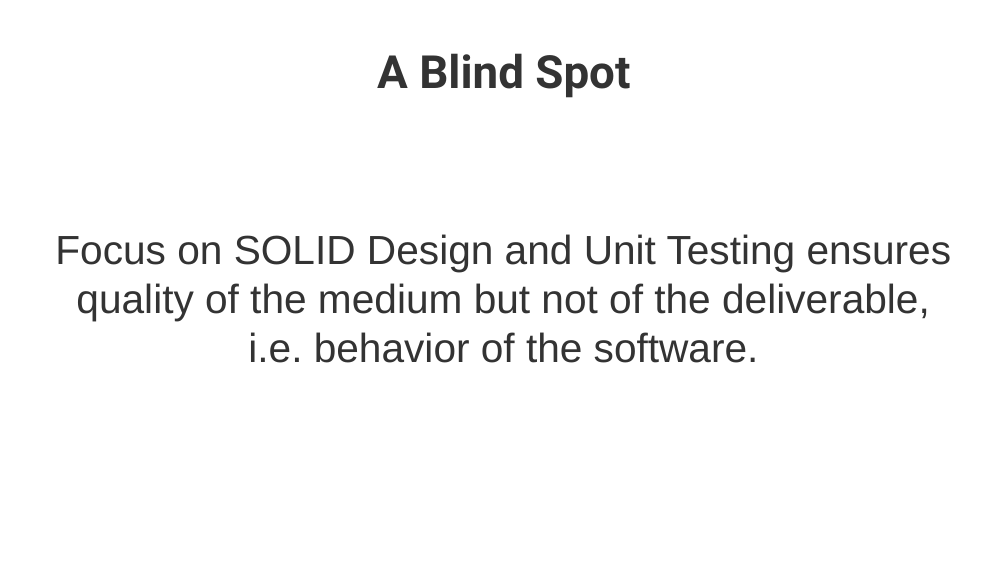
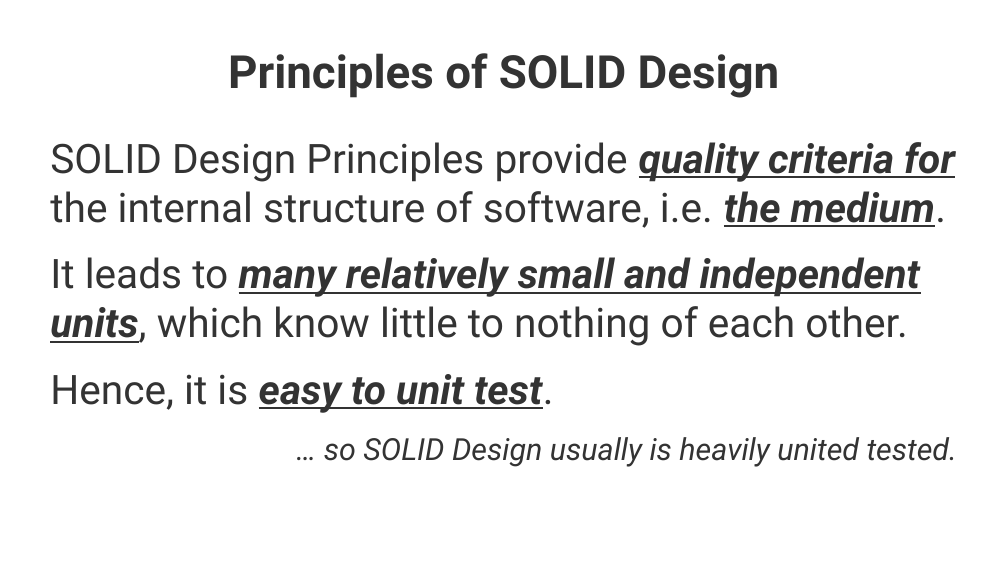
Before and after one commit to maxmeffert/SystemTesting, a slide deck: slide 18 of Presentation/Presentation.odp (slide 12 before the commit). Drawn at 1008x567 pixels with LibreOffice and Linux fonts; fonts in the diff are those of the drawing; background and template pictures are left out. Boxes give left, top, right and bottom in pixels: in the first picture for what was removed or moved away, otherwise in the second. Text is boxed around its words. In the diff, an @@ line names an element or a change of style, - is before the commit and + after.

```diff
--- a/Presentation/Presentation.odp
+++ b/Presentation/Presentation.odp
@@ title at <box>228,53,780,98</box>: text changed @@
-A Blind Spot
+Principles of SOLID Design
@@ text at <box>50,142,957,467</box>: text changed; font Arial to Roboto; italic on @@
-Focus on SOLID Design and Unit Testing ensures quality of the medium but not of the deliverable, i.e. behavior of the software.
+SOLID Design Principles provide quality criteria for the internal structure of software, i.e. the medium.
+It leads to many relatively small and independent units, which know little to nothing of each other.
+Hence, it is easy to unit test.
+… so SOLID Design usually is heavily united tested.
@@ text "SOLID Design Principles provide quality ..." at <box>50,142,957,467</box>: vertical alignment middle to top @@
```
Also in this commit, not shown: 4 other slides changed, 10 slides added, 3 slides removed, 1 other file.
